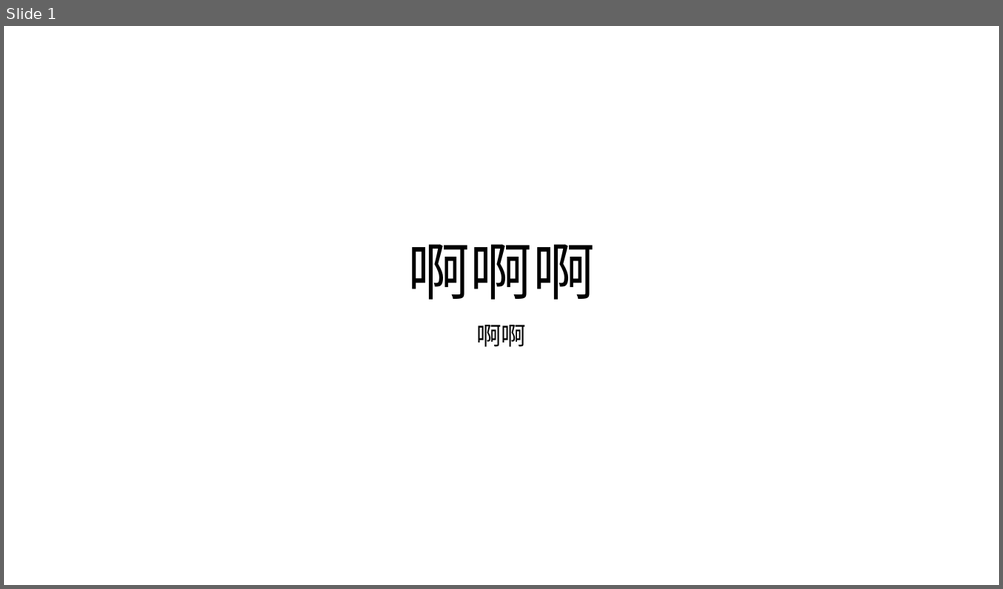
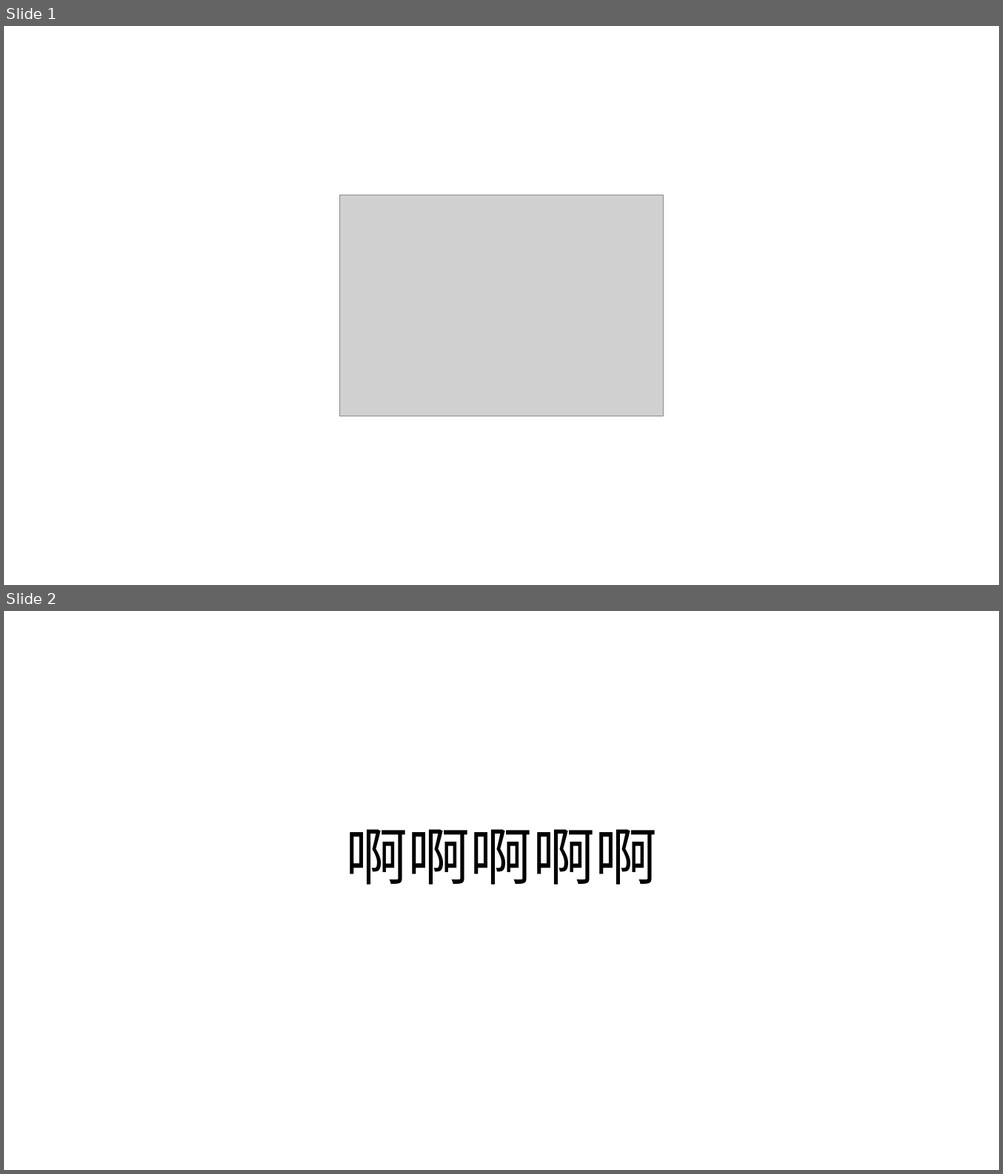
Before and after one commit to EstrangedZ/learngit2, a slide deck: test ppt.pptx. Shown one above the other, each under a label of ours: slide 1 before the commit, slides 1 and 2 after it. The pictures are 1003x589 and 1003x1174 pixels, drawn with LibreOffice and Linux fonts; fonts in the diff are those of the drawing; grey boxes stand for pictures. Boxes give left, top, right and bottom in pixels: in the first picture for what was removed or moved away, otherwise in the second. Text is boxed around its words. In the diff, an @@ line names an element or a change of style, - is before the commit and + after.

Commit message:
modified ppt

```diff
--- a/test ppt.pptx
+++ b/test ppt.pptx
@@ slide 2 added at (4, 611, 999, 1170), background #FFFFFF @@
@@ title added at (346, 829, 657, 885), 60 pt, text #000000 @@
+啊啊啊啊啊
@@ slide 1 changed as well @@
@@ picture added at (340, 195, 663, 416) @@
@@ title removed at (408, 244, 595, 300) @@
-啊啊啊
@@ subtitle removed at (476, 325, 526, 347) @@
-啊啊
```
